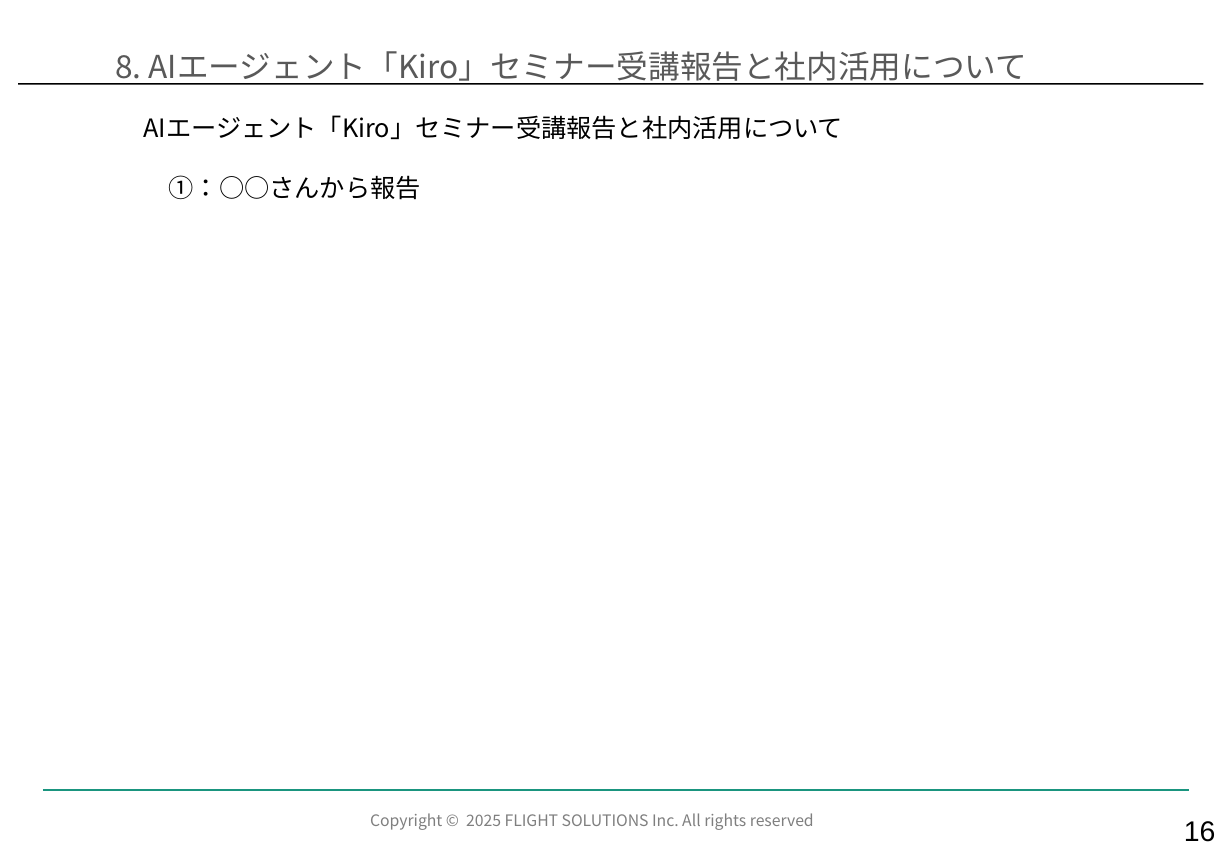
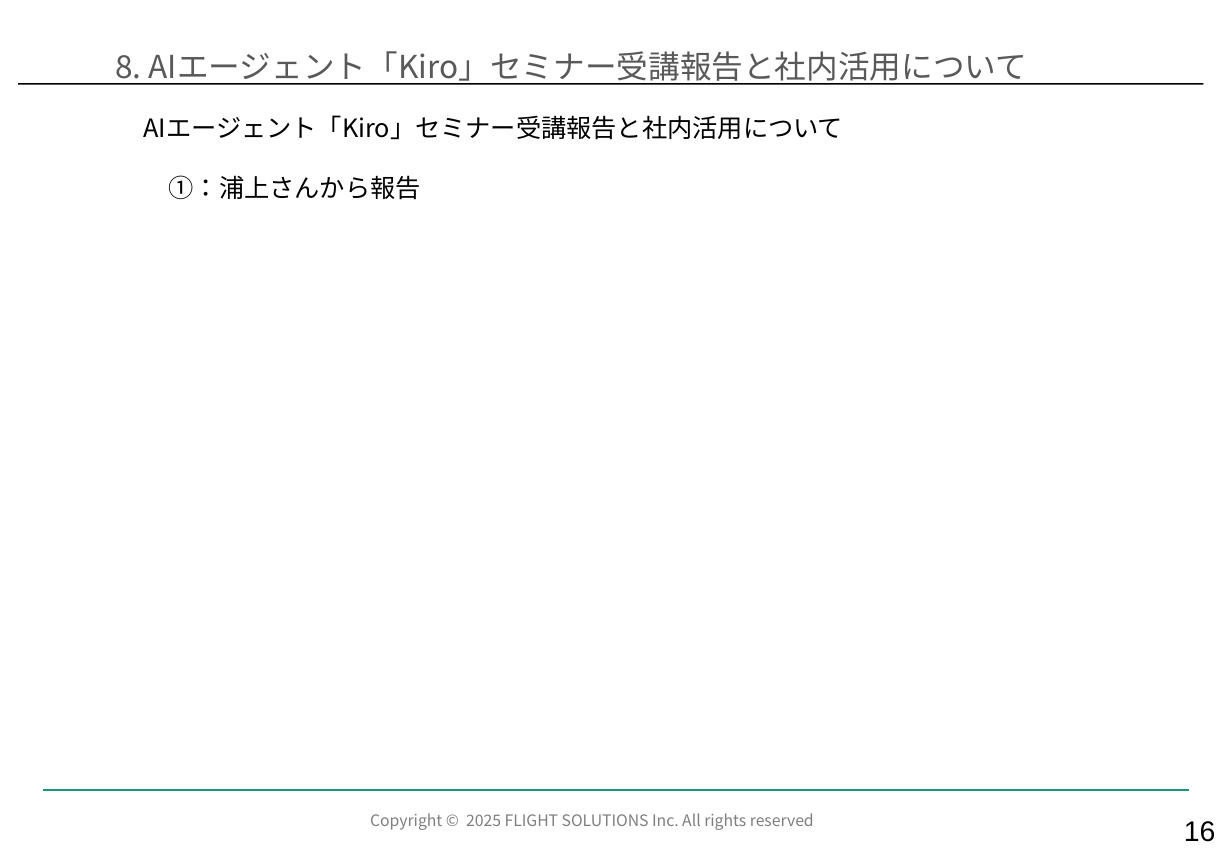
Before and after one commit to kozonoflight/git_tutorial, a slide deck: slide 17 of docs/【EC】ECサービス部_2026年7月度部会_Ver1.1.pptx. Drawn at 1232x853 pixels with LibreOffice and Linux fonts; fonts in the diff are those of the drawing; background and template pictures are left out. Boxes give left, top, right and bottom in pixels: in the first picture for what was removed or moved away, otherwise in the second. Text is boxed around its words. In the diff, an @@ line names an element or a change of style, - is before the commit and + after.

```diff
--- a/docs/【EC】ECサービス部_2026年7月度部会_Ver1.1.pptx
+++ b/docs/【EC】ECサービス部_2026年7月度部会_Ver1.1.pptx
@@ text at bbox=[169, 175, 421, 200]: text changed @@
-①：○○さんから報告
+①：浦上さんから報告
```
Also in this commit, not shown: 10 other slides changed.
